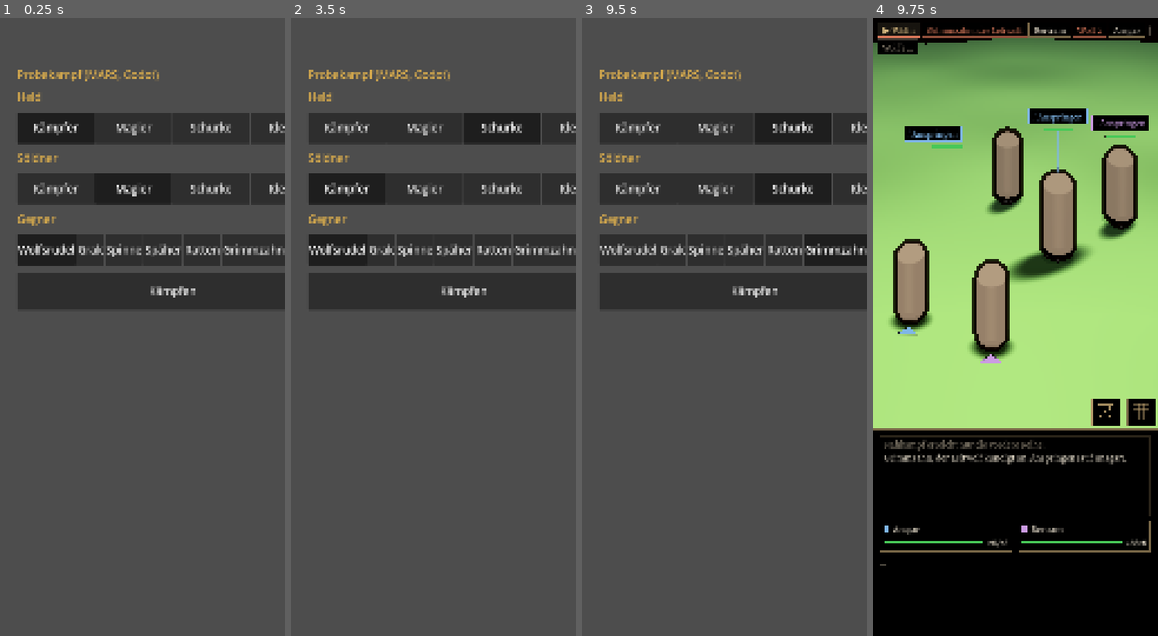
Above: before the commit, frames 1-4 (left to right).
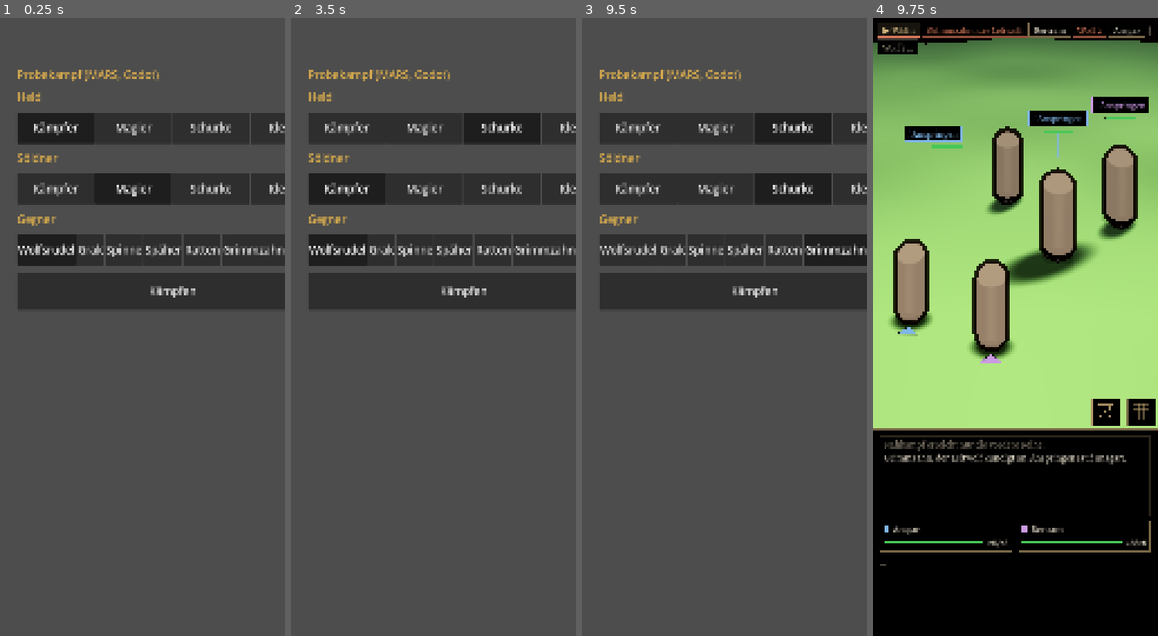
Above: after the commit, the same moments.

Repository: tramour-cmyk/androidapp_rpg_bornim
Game: Godot game, scene res://kampf/probe.tscn
Same seed, same stepped clock (60 frames per second), same inputs: the game is played once before the commit and once after it.
Inputs:
- Up to frame 1 (0.25 s): no input
- Up to frame 2 (3.5 s): click "Kämpfer" at 0.5 s; click "Magier" at 1.25 s; click "Schurke" at 2 s; click "Kämpfer" at 2.75 s
- Up to frame 3 (9.5 s): click "Magier" at 3.5 s; click "Schurke" at 4.25 s; click "Wolfsrudel" at 5 s; click "Grak" at 5.75 s; click "Spinne" at 6.5 s; click "Späher" at 7.25 s; click "Ratten" at 8 s; click "Grimmzahn" at 8.75 s
- Up to frame 4 (9.75 s): click "Kämpfen" at 9.5 s

Frames 1-3 are identical in both runs. In frame 4, 2.2% of the frame differs, in the area x 46-97%, y 12-44%.

Commit message:
348.7: Grimmzahn auf Ponygröße, Kampfort-Boden Runde 4: Kante weg, Steine, dunkler Waldrand (Chef 21:03)
Grimmzahn: GROESSE 1,5 → 1,75 (Schulter 1,4 m, Homer 1,2–1,4); 1,5 las sich am Schirm nur 1,35-mal so hoch wie der Wolf, weil er weiter hinten steht; jetzt 1,57 (Schirm grimm Fuß–Kopf 390 px, wolf1 249 px), rechts nicht abgeschnitten (Glüh-Maske bis x 1051 von 1080).
Kante unten links: nachgestellt; nicht Kachelnaht der Erde, nicht Schattenweite oder -art, sondern der Schlagschatten der nahen Rahmen-Eiche vorn links, deren Krone außerhalb des Schattenausschnitts liegt (Wald ohne Schatten: Sprung 126 → 105 verschwindet). Die Eiche ist jetzt eigenes Netz „Rahmen“ ohne Schlagschatten; den weichen Kronenschatten malt die Maske. Steine: 14 Gruppen (1–3, drei Formen, flach, halb im Boden) am Wegrand und Lichtungsrand, nicht unter den Füßen. Waldboden unter den Bäumen dunkler (0,55 → 0,78). vglmass Boden r4: alt 96/40, neu 101/48 (+5 %).
Kerntests: MARS golden 0 abweichend, Regeln 0, Kampfort 24 Kämpfe, 0 hängen.

Co-Authored-By: Claude Opus 5.5 <noreply@anthropic.com>
Claude-Session: https://claude.ai/code/session_016H1bWAAHTL5zQvp8vKX8in

Diff:
--- a/godot/kampf/figur.gd
+++ b/godot/kampf/figur.gd
@@ -25,7 +25,7 @@
 ## 348.7 Grimmzahn: im Probekampf „Grimmzahn“ trägt der Wolf „grimm“ dessen Modell (Regeln noch die des Wolfs)
 const GRIMM := "grimm"
 ## Größe im Modell gegen den Wolf (Knotenmaßstab der .glb, wolf.py ART=dire_wolf): Schatten, Kopf, Mitte wachsen mit, das Modell nicht noch einmal
-const ART_GROESSE := {"dire_wolf": 1.5, "giant_rat": 0.6 / 0.3}
+const ART_GROESSE := {"dire_wolf": 1.75, "giant_rat": 0.6 / 0.3}
 ## 348.7: die drei Goblins aus goblin.py (Krummsäbel und Schild mit Wams und Fell, Handbeil mit Kappe, zwei Klingen mit Helm)
 const GOBLIN_KITS := ["leder", "kappe", "helm"]
 ## Runde 3: Waffen und Schild der Goblins gegen die Menschenwaffen (waffen.py) verkleinert
--- a/godot/kampf/kampfort.gd
+++ b/godot/kampf/kampfort.gd
@@ -204,6 +204,10 @@
 		if doc.append_from_buffer(FileAccess.get_file_as_bytes(p), "", st) == OK:
 			var n := doc.generate_scene(st) as Node3D
 			_toon_all(n)
+			# die nahe Eiche vorn links (kampfort_wald.py „Rahmen“) wirft keinen Schlagschatten: ihre Krone liegt außerhalb des
+			# Schattenausschnitts, der Schatten kam abgeschnitten mit geraden Kanten (Prüfer Boden 2); die Maske malt ihn weich
+			for mi in n.find_children("Rahmen*", "MeshInstance3D", true, false):
+				(mi as MeshInstance3D).cast_shadow = GeometryInstance3D.SHADOW_CASTING_SETTING_OFF
 			forest.add_child(n)
 	var ground := MeshInstance3D.new()
 	var pm := PlaneMesh.new()
Not shown, changed: tools/blender348/kampfort_wald.py
Not shown, changed: tools/blender348/wolf.py
